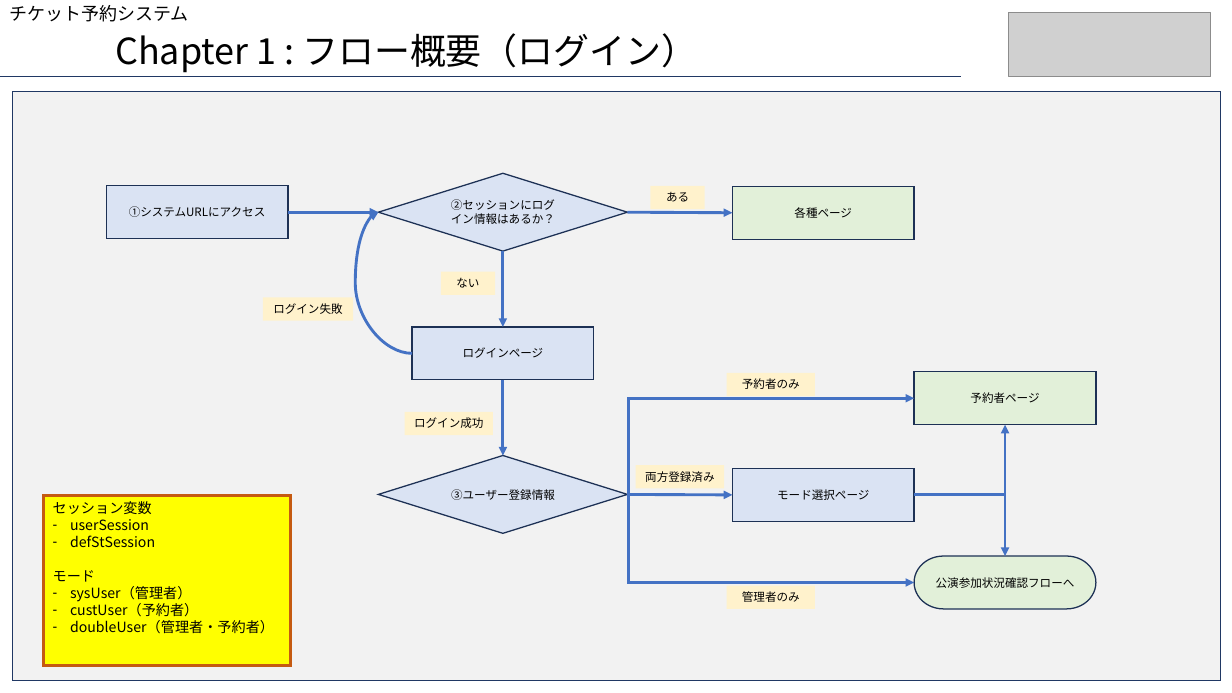
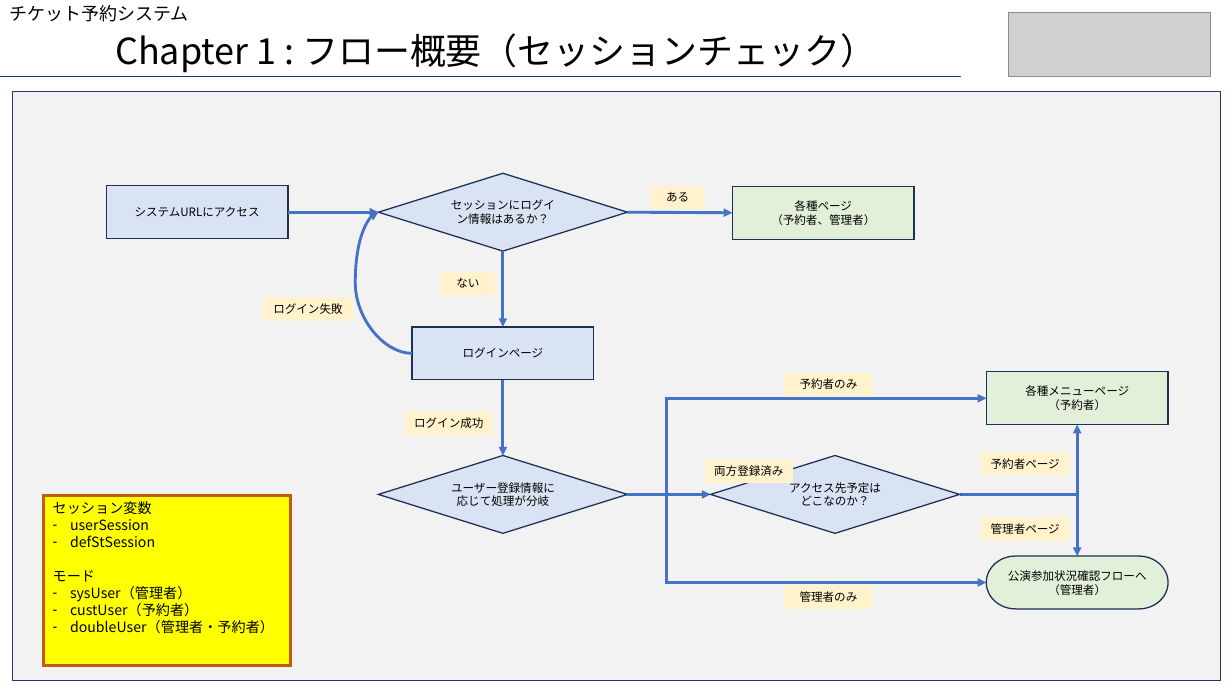
Before and after one commit to aokib7605/resat_sql, a slide deck: slide 4 of りざっと案件_詳細設計書.pptx (slide 3 before the commit). Drawn at 1232x693 pixels with LibreOffice and Linux fonts; fonts in the diff are those of the drawing; grey boxes stand for pictures. Boxes give left, top, right and bottom in pixels: in the first picture for what was removed or moved away, otherwise in the second. Text is boxed around its words. In the diff, an @@ line names an element or a change of style, - is before the commit and + after.

Commit message:
update
update

```diff
--- a/りざっと案件_詳細設計書.pptx
+++ b/りざっと案件_詳細設計書.pptx
@@ text at (115, 33, 876, 73): text changed @@
-Chapter 1 : フロー概要（ログイン）
+Chapter 1 : フロー概要（セッションチェック）
@@ text in rectangle at (135, 207, 260, 217): text changed @@
-①システムURLにアクセス
+システムURLにアクセス
@@ text in diamond at (451, 199, 555, 224): text changed @@
-②セッションにログイン情報はあるか？
+セッションにログイン情報はあるか？
@@ text in rectangle at (771, 214, 875, 225): paragraph added @@
+（予約者、管理者）
@@ rectangle "予約者のみ": place and size @@
-rectangle "予約者のみ" at (726, 373, 815, 396)
+rectangle "予約者のみ" at (785, 373, 873, 396)
@@ rectangle "各種メニューページ": place and size @@
-rectangle "各種メニューページ" at (914, 372, 1096, 424)
+rectangle "各種メニューページ" at (986, 372, 1168, 424)
@@ text in rectangle at (1025, 385, 1129, 410): text changed @@
-予約者ページ
+各種メニューページ
+（予約者）
@@ elbow arrow moved from (628, 494) - (914, 398) to (628, 494) - (986, 398) @@
@@ elbow arrow moved from (914, 495) - (1006, 425) to (960, 494) - (1078, 425) @@
@@ rectangle "両方登録済み": place and size @@
-rectangle "両方登録済み" at (636, 465, 725, 488)
+rectangle "両方登録済み" at (705, 460, 794, 483)
@@ diamond added at (711, 456, 960, 533), fill #DAE3F3, outline #1E3256 1 pt, 9 pt, text #000000 @@
+アクセス先予定は
+どこなのか？
@@ rectangle removed at (733, 469, 915, 521) @@
-モード選択ページ
@@ rectangle added at (982, 452, 1070, 475), fill #FFF2CC, 9 pt, text #000000 @@
+予約者ページ
@@ text in diamond at (451, 482, 555, 506): text changed @@
-③ユーザー登録情報
+ユーザー登録情報に応じて処理が分岐
@@ arrow moved from (628, 494) - (733, 495) to (628, 494) - (711, 494) @@
@@ elbow arrow moved from (628, 494) - (914, 582) to (628, 494) - (986, 582) @@
@@ elbow arrow moved from (914, 495) - (1006, 556) to (960, 494) - (1078, 556) @@
@@ rectangle added at (982, 518, 1070, 541), fill #FFF2CC, 9 pt, text #000000 @@
+管理者ページ
@@ pill shape "公演参加状況確認フローへ （管理者）": place and size @@
-pill shape "公演参加状況確認フローへ （管理者）" at (914, 556, 1096, 609)
+pill shape "公演参加状況確認フローへ （管理者）" at (986, 556, 1168, 609)
@@ rectangle "管理者のみ": place and size @@
-rectangle "管理者のみ" at (726, 586, 815, 609)
+rectangle "管理者のみ" at (785, 586, 873, 609)
@@ text in pill shape at (1008, 570, 1147, 595): text changed @@
-公演参加状況確認フローへ
+公演参加状況確認フローへ
+（管理者）
```
Also in this commit, not shown: 1 other slide changed, 2 slides added.
